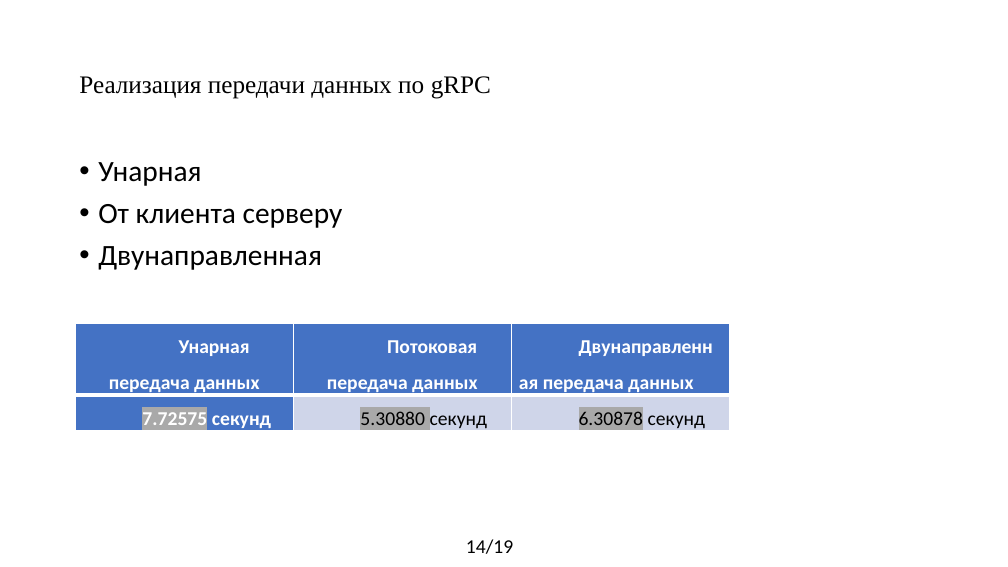
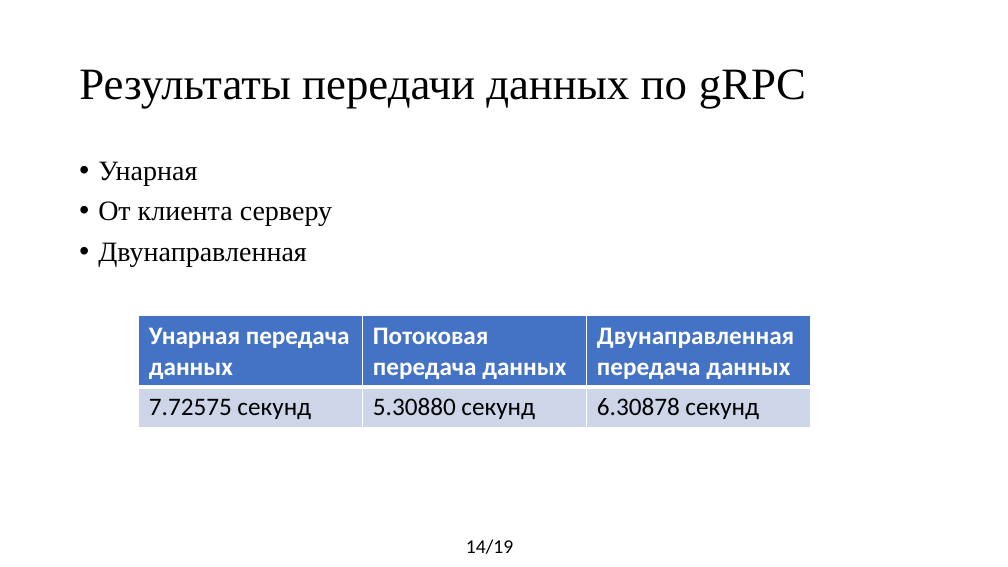
Before and after one commit to yaroslavshap/Http1_Http2_speed, a slide deck: slide 14 of documents/Презентация_Шаповал.pptx. Drawn at 1008x567 pixels with LibreOffice and Linux fonts; fonts in the diff are those of the drawing. Boxes give left, top, right and bottom in pixels: in the first picture for what was removed or moved away, otherwise in the second. Text is boxed around its words. In the diff, an @@ line names an element or a change of style, - is before the commit and + after.

```diff
--- a/documents/Презентация_Шаповал.pptx
+++ b/documents/Презентация_Шаповал.pptx
@@ title at bbox=[79, 69, 806, 109]: text changed; size 18 to 32 pt @@
-Реализация передачи данных по gRPC
+Результаты передачи данных по gRPC
@@ text "Унарная" at bbox=[98, 161, 332, 267]: size 21 to 20 pt, font Calibri to Times New Roman @@
@@ table at bbox=[139, 316, 810, 423] @@
@@ fill #4472C4 to #CFD5EA in row 2, column 1 @@
@@ size 14 to 18 pt @@
@@ text colour #FFFFFF to #000000, bold off in "7.72575 секунд" @@
@@ highlight #A9A9A9 to none in "7.72575", "5.30880", "6.30878" @@
@@ alignment centre to left @@
@@ indent changed @@
@@ line spacing 1.5 to 1 @@
@@ alignment justified to left @@
@@ table: place and size @@
-table at bbox=[76, 324, 729, 435]
+table at bbox=[139, 316, 810, 423]
```
Also in this commit, not shown: 10 other slides changed, 6 slides added, 6 slides removed, 1 other file.
